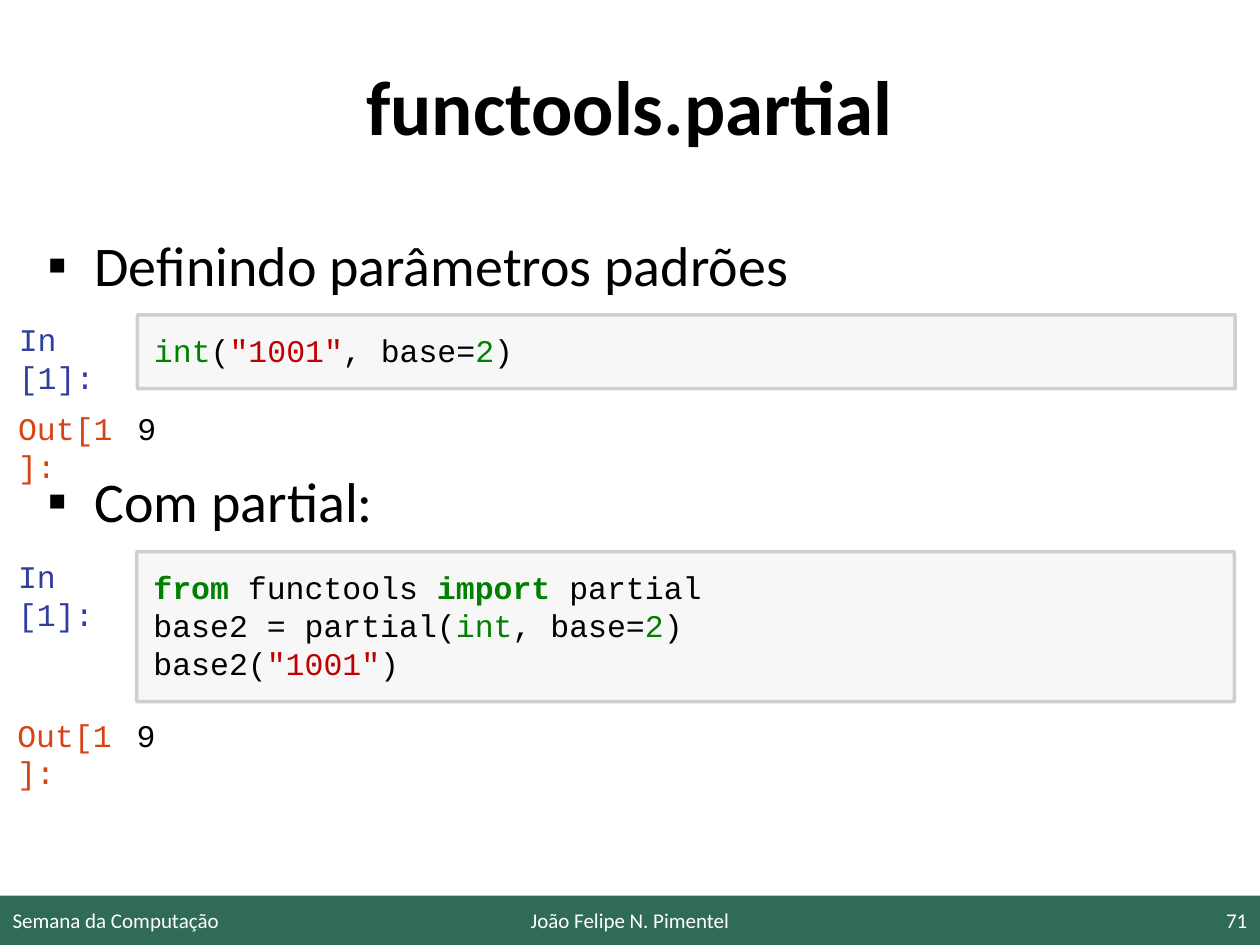
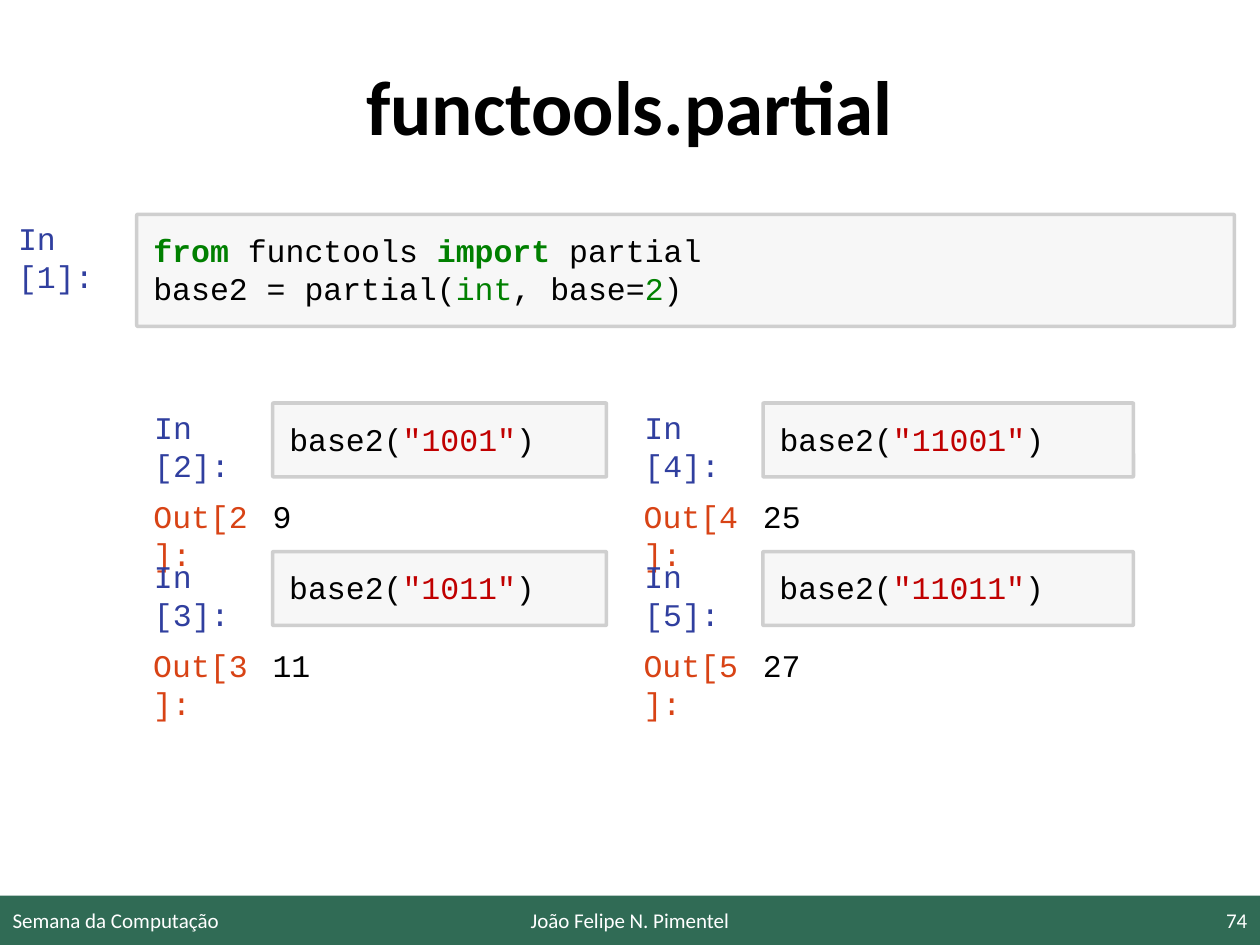
Before and after one commit to JoaoFelipe/presentations, a slide deck: slide 74 of 20191017_SC_UFF/umalinha.pptx (slide 71 before the commit). Drawn at 1260x945 pixels with LibreOffice and Linux fonts; fonts in the diff are those of the drawing; background and template pictures are left out. Boxes give left, top, right and bottom in pixels: in the first picture for what was removed or moved away, otherwise in the second. Text is boxed around its words. In the diff, an @@ line names an element or a change of style, - is before the commit and + after.

```diff
--- a/20191017_SC_UFF/umalinha.pptx
+++ b/20191017_SC_UFF/umalinha.pptx
@@ text "In [1]:": place and size @@
-text "In [1]:" at <box>18,567,94,633</box>
+text "In [1]:" at <box>18,229,94,295</box>
@@ rounded rectangle "from functools import partial": place and size @@
-rounded rectangle "from functools import partial" at <box>137,552,1235,702</box>
+rounded rectangle "from functools import partial" at <box>137,214,1235,326</box>
@@ text removed at <box>95,247,789,531</box> @@
-▪ Definindo parâmetros padrões
-▪ Com partial:
@@ rounded rectangle removed at <box>137,315,1235,389</box> @@
-int("1001", base=2)
@@ text removed at <box>19,330,95,396</box> @@
-In [1]:
@@ text removed at <box>18,417,112,447</box> @@
-Out[1]:
@@ text added at <box>154,418,230,484</box>, 18 pt, text #303F9F @@
+In [2]:
@@ rounded rectangle added at <box>273,403,607,478</box>, fill #F7F7F7, outline #CFCFCF 2 pt, 18 pt, text #000000 @@
+base2("1001")
@@ text added at <box>644,418,720,484</box>, 18 pt, text #303F9F @@
+In [4]:
@@ rounded rectangle added at <box>764,403,1134,478</box>, fill #F7F7F7, outline #CFCFCF 2 pt, 18 pt, text #000000 @@
+base2("11001")
@@ text added at <box>153,506,247,535</box>, 18 pt, text #D84315 @@
+Out[2]:
@@ text "9": place and size @@
-text "9" at <box>137,419,156,441</box>
+text "9" at <box>273,507,292,529</box>
@@ text added at <box>644,506,738,535</box>, 18 pt, text #D84315 @@
+Out[4]:
@@ text added at <box>763,507,801,529</box>, 18 pt, text #000000 @@
+25
@@ text added at <box>154,565,230,633</box>, 18 pt, text #303F9F @@
+In [3]:
@@ rounded rectangle added at <box>272,552,606,626</box>, fill #F7F7F7, outline #CFCFCF 2 pt, 18 pt, text #000000 @@
+base2("1011")
@@ text added at <box>644,565,720,633</box>, 18 pt, text #303F9F @@
+In [5]:
@@ rounded rectangle added at <box>764,552,1134,626</box>, fill #F7F7F7, outline #CFCFCF 2 pt, 18 pt, text #000000 @@
+base2("11011")
@@ text in rounded rectangle at <box>153,652,399,682</box>: paragraph removed @@
-base2("1001")
@@ text at <box>153,654,248,684</box>: text changed @@
-Out[1]:
+Out[3]:
@@ text added at <box>273,656,311,677</box>, 18 pt, text #000000 @@
+11
@@ text added at <box>644,654,738,684</box>, 18 pt, text #D84315 @@
+Out[5]:
@@ text added at <box>763,656,801,677</box>, 18 pt, text #000000 @@
+27
@@ text removed at <box>137,726,156,748</box> @@
-9
@@ page number at <box>1226,914,1247,928</box>: text changed @@
-71
+74
```
Also in this commit, not shown: 45 other slides changed, 16 slides added, 2 slides removed, 2 other files.
